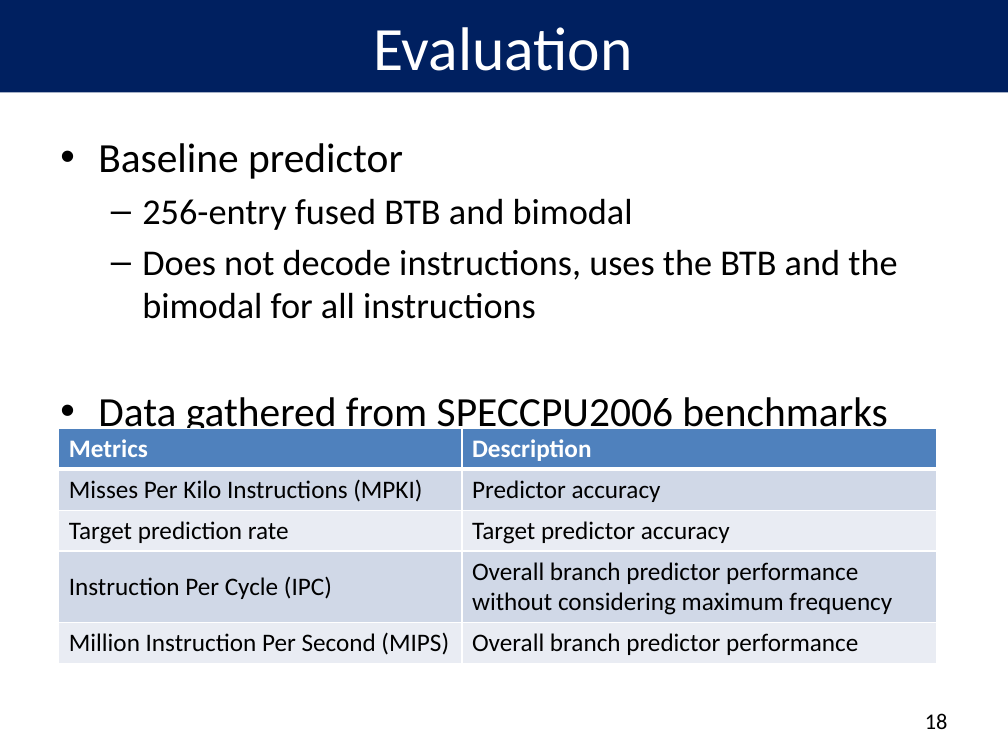
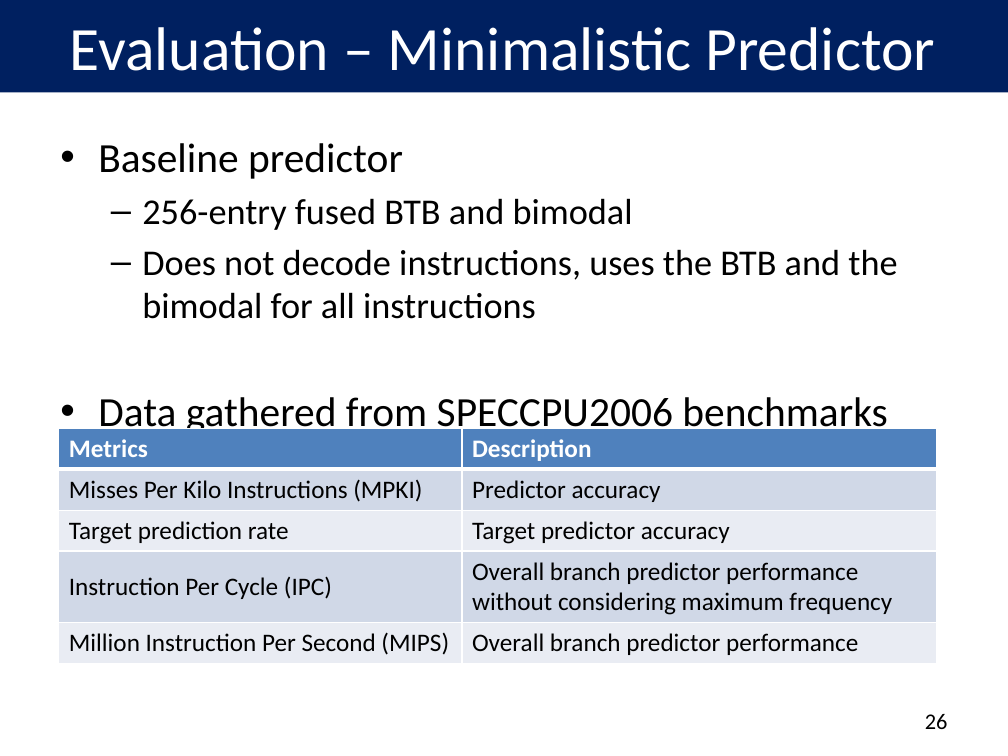
Before and after one commit to peterwudi/di-thesis, a slide deck: slide 27 of presentation/defense.pptx (slide 19 before the commit). Drawn at 1008x756 pixels with LibreOffice and Linux fonts; fonts in the diff are those of the drawing; background and template pictures are left out. Boxes give left, top, right and bottom in pixels: in the first picture for what was removed or moved away, otherwise in the second. Text is boxed around its words. In the diff, an @@ line names an element or a change of style, - is before the commit and + after.

```diff
--- a/presentation/defense.pptx
+++ b/presentation/defense.pptx
@@ title at [70, 27, 935, 71]: text changed @@
-Evaluation
+Evaluation – Minimalistic Predictor
@@ page number at [925, 714, 948, 729]: text changed @@
-18
+26
```
Also in this commit, not shown: 3 other slides changed, 12 slides added, 2 other files.
